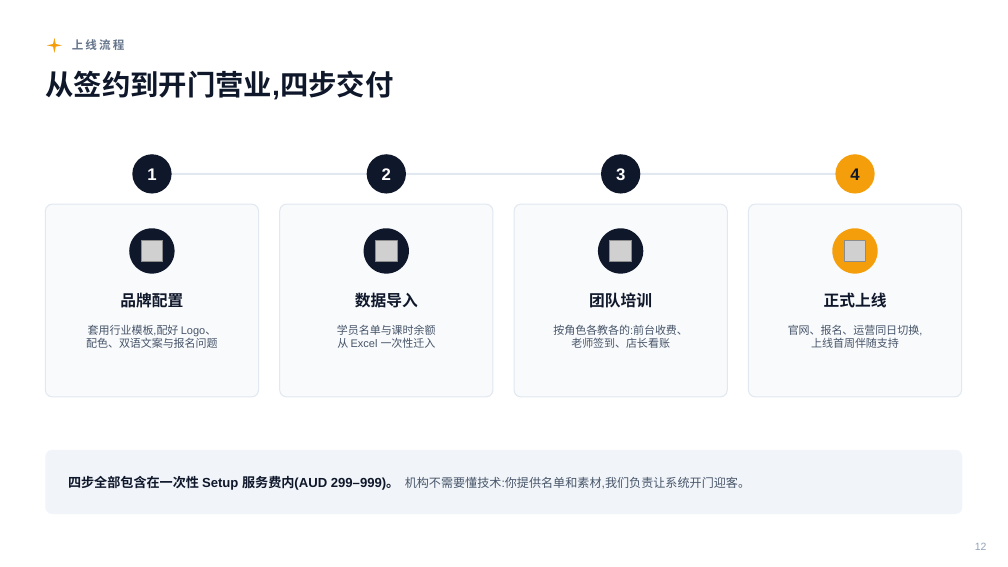
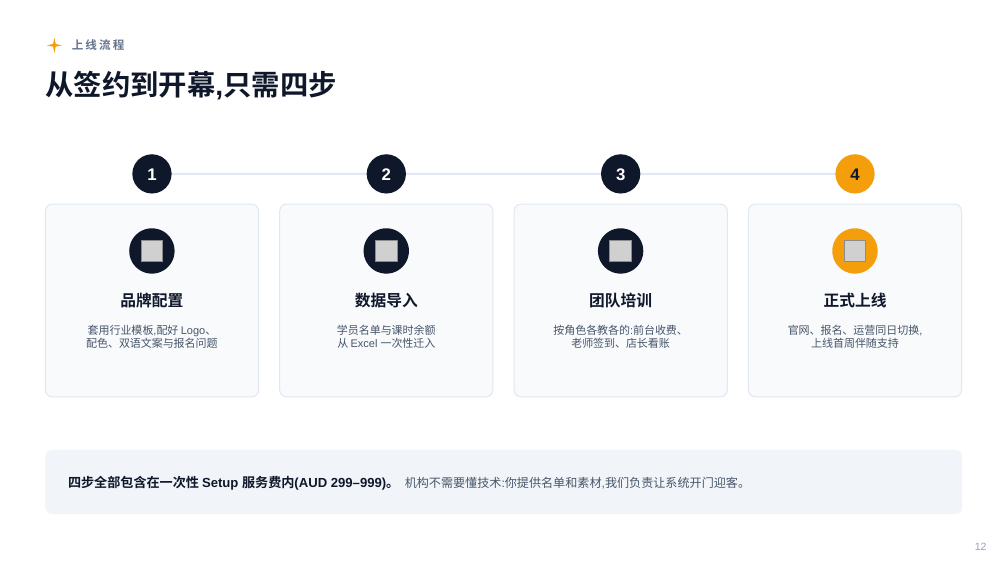
Before and after one commit to kenshinice-ai/studio-saas, a slide deck: slide 12 of docs/sales/PWE_StudioSaaS_销售介绍.pptx. Drawn at 1008x567 pixels with LibreOffice and Linux fonts; fonts in the diff are those of the drawing; grey boxes stand for pictures. Boxes give left, top, right and bottom in pixels: in the first picture for what was removed or moved away, otherwise in the second. Text is boxed around its words. In the diff, an @@ line names an element or a change of style, - is before the commit and + after.

```diff
--- a/docs/sales/PWE_StudioSaaS_销售介绍.pptx
+++ b/docs/sales/PWE_StudioSaaS_销售介绍.pptx
@@ text at (45,70,336,100): text changed @@
-从签约到开门营业,四步交付
+从签约到开幕,只需四步
```
Also in this commit, not shown: 12 other slides changed, 4 other files.
